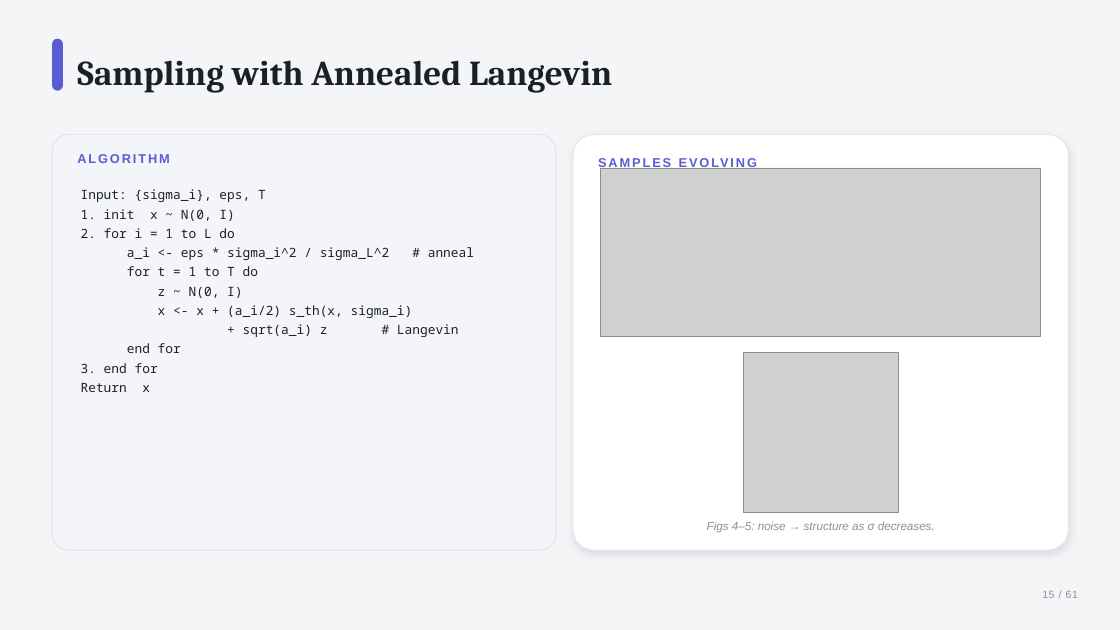
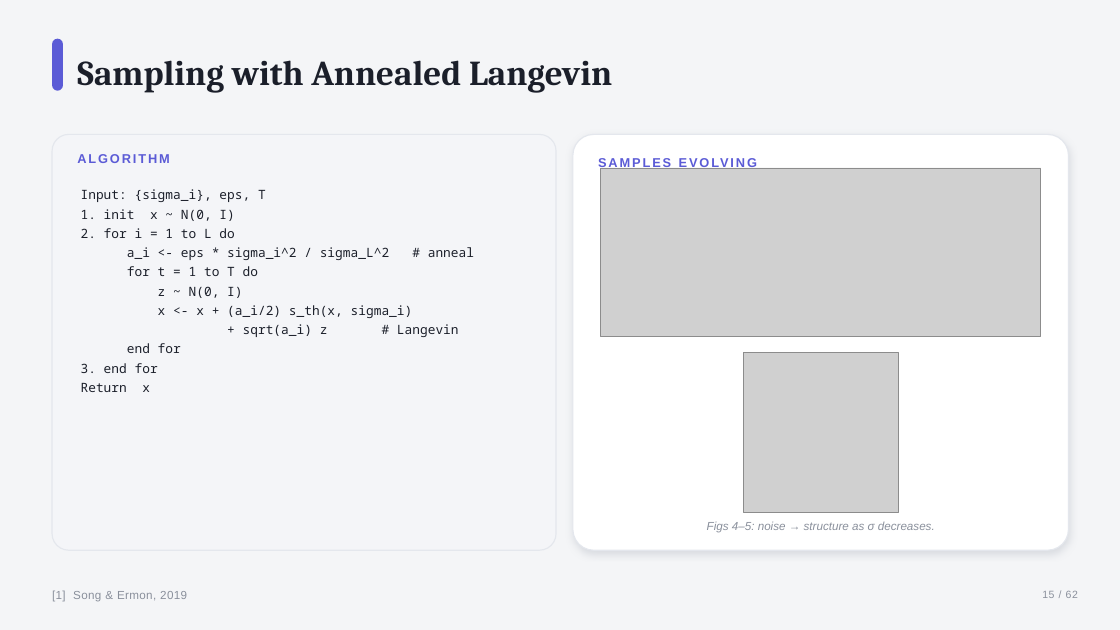
Before and after one commit to sudarshan1994/sudarshan1994.github.io, a slide deck: slide 15 of diffusion/smld_ddpm_polished.pptx. Drawn at 1120x630 pixels with LibreOffice and Linux fonts; fonts in the diff are those of the drawing; grey boxes stand for pictures. Boxes give left, top, right and bottom in pixels: in the first picture for what was removed or moved away, otherwise in the second. Text is boxed around its words. In the diff, an @@ line names an element or a change of style, - is before the commit and + after.

```diff
--- a/diffusion/smld_ddpm_polished.pptx
+++ b/diffusion/smld_ddpm_polished.pptx
@@ text added at (52,590,187,602), 10 pt, text #8A909C @@
+[1] Song & Ermon, 2019
@@ text at (1042,591,1078,598): text changed @@
-15 / 61
+15 / 62
```
Also in this commit, not shown: 57 other slides changed, 1 slide added, 4 other files.
